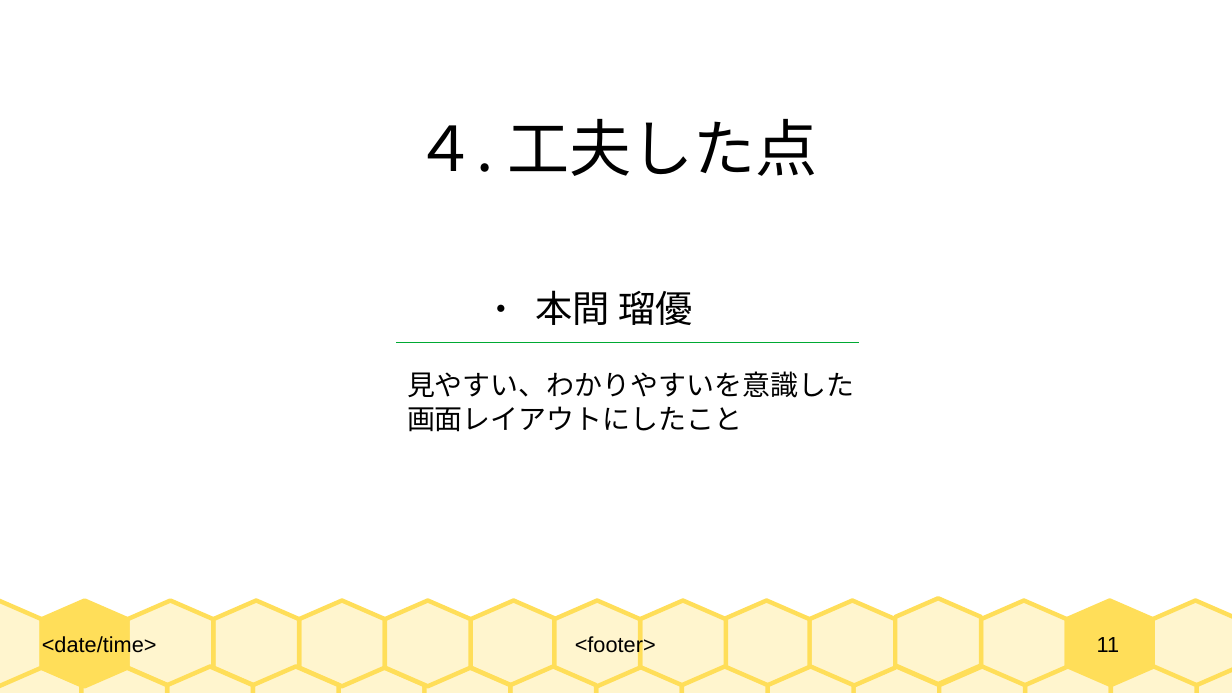
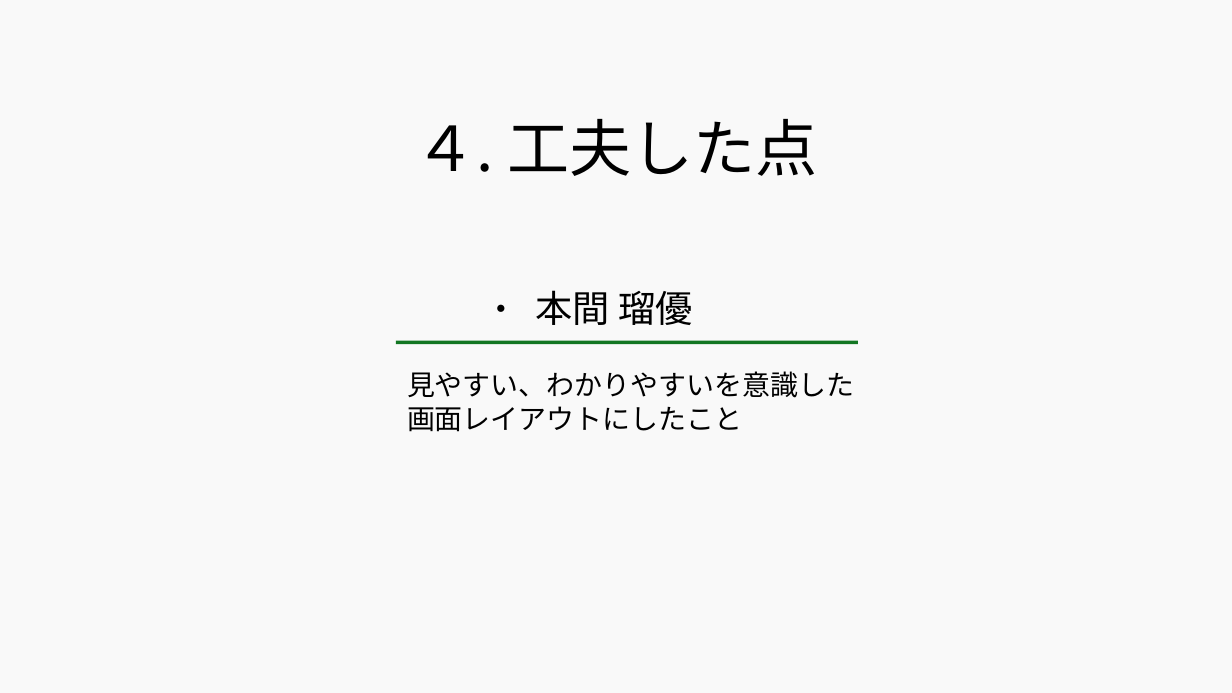
Before and after one commit to 2022java42-student008/LibraryProject, a slide deck: slide 11 of 図書管理システム - コピー.odp. Drawn at 1232x693 pixels with LibreOffice and Linux fonts; fonts in the diff are those of the drawing. Boxes give left, top, right and bottom in pixels: in the first picture for what was removed or moved away, otherwise in the second. Text is boxed around its words. In the diff, an @@ line names an element or a change of style, - is before the commit and + after.

```diff
--- a/図書管理システム - コピー.odp
+++ b/図書管理システム - コピー.odp
@@ rectangle added at <box>0,0,1232,693</box>, fill #EEEEEE at 35% opacity @@
@@ line (396, 342) - (859, 342): stroke #00A933 0 pt to #127622 2.3 pt @@
@@ text removed at <box>42,634,157,656</box> @@
-<date/time>
@@ text removed at <box>575,635,656,657</box> @@
-<footer>
@@ page number removed at <box>1097,637,1120,652</box> @@
-11
@@ group removed at <box>0,598,1232,693</box>: 30 freeform shapes @@
```
Also in this commit, not shown: 19 other slides changed.
